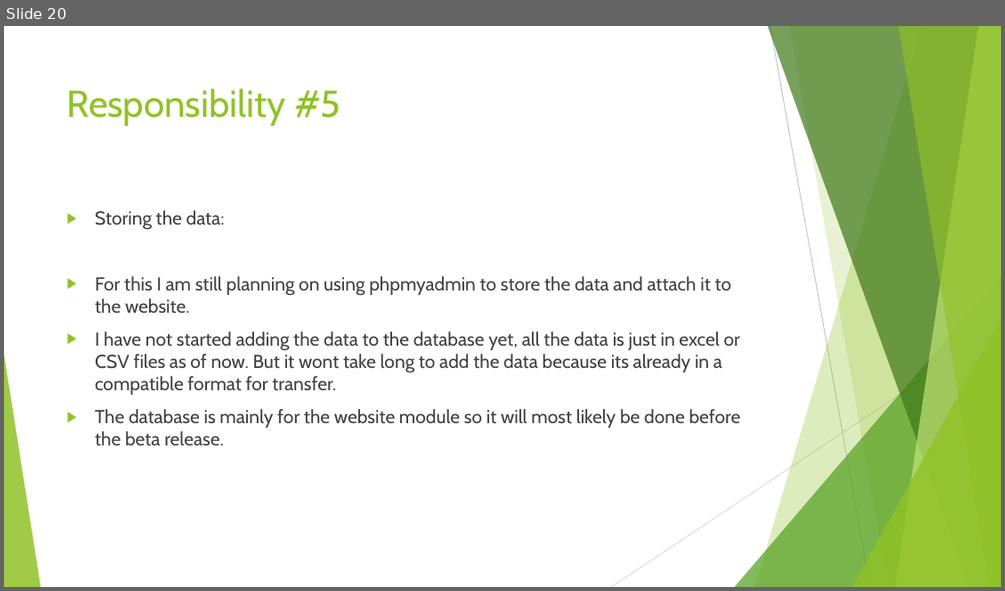
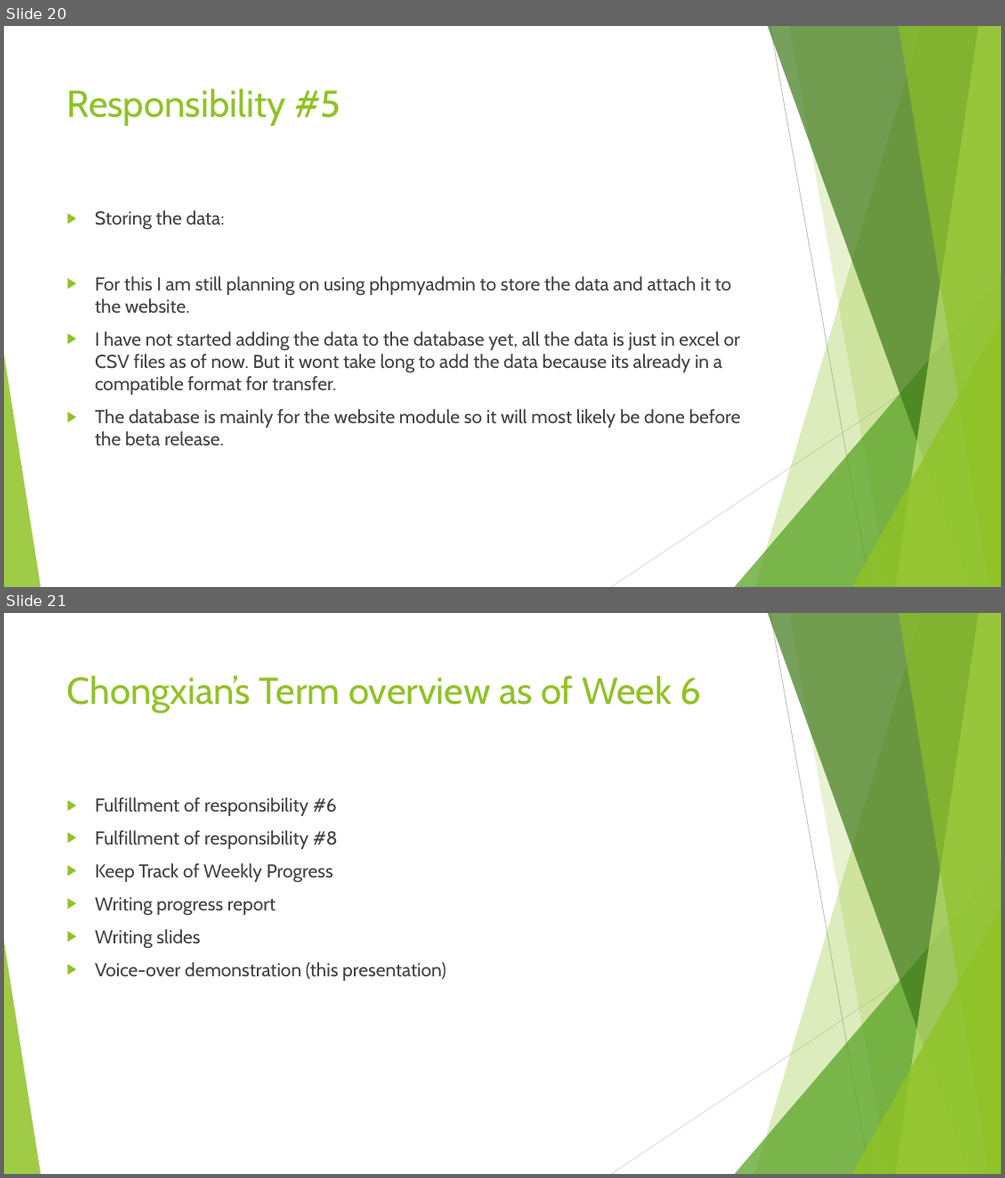
Before and after one commit to AlexDCraig/senior-capstone-project, a slide deck: progressReportWinterTerm/AlexHofferWinterTermProgReport.pptx. Shown one above the other, each under a label of ours: slide 20 before the commit, slides 20 and 21 after it. The pictures are 1005x591 and 1005x1178 pixels, drawn with LibreOffice and Linux fonts; fonts in the diff are those of the drawing. Boxes give left, top, right and bottom in pixels: in the first picture for what was removed or moved away, otherwise in the second. Text is boxed around its words. In the diff, an @@ line names an element or a change of style, - is before the commit and + after.

```diff
--- a/progressReportWinterTerm/AlexHofferWinterTermProgReport.pptx
+++ b/progressReportWinterTerm/AlexHofferWinterTermProgReport.pptx
@@ slide 21 added at (4,613,1001,1174), background #FFFFFF; not listed: 10 template elements that a slide beside it also shows @@
@@ title added at (67,675,702,713), 36 pt, text #90C226 @@
+Chongxian’s Term overview as of Week 6
@@ text added at (95,797,446,981), 18 pt, text #404040 @@
+▶ Fulfillment of responsibility #6
+▶ Fulfillment of responsibility #8
+▶ Keep Track of Weekly Progress
+▶ Writing progress report
+▶ Writing slides
+▶ Voice-over demonstration (this presentation)
```
Also in this commit, not shown: 1 slide changed, 3 other slides added.
